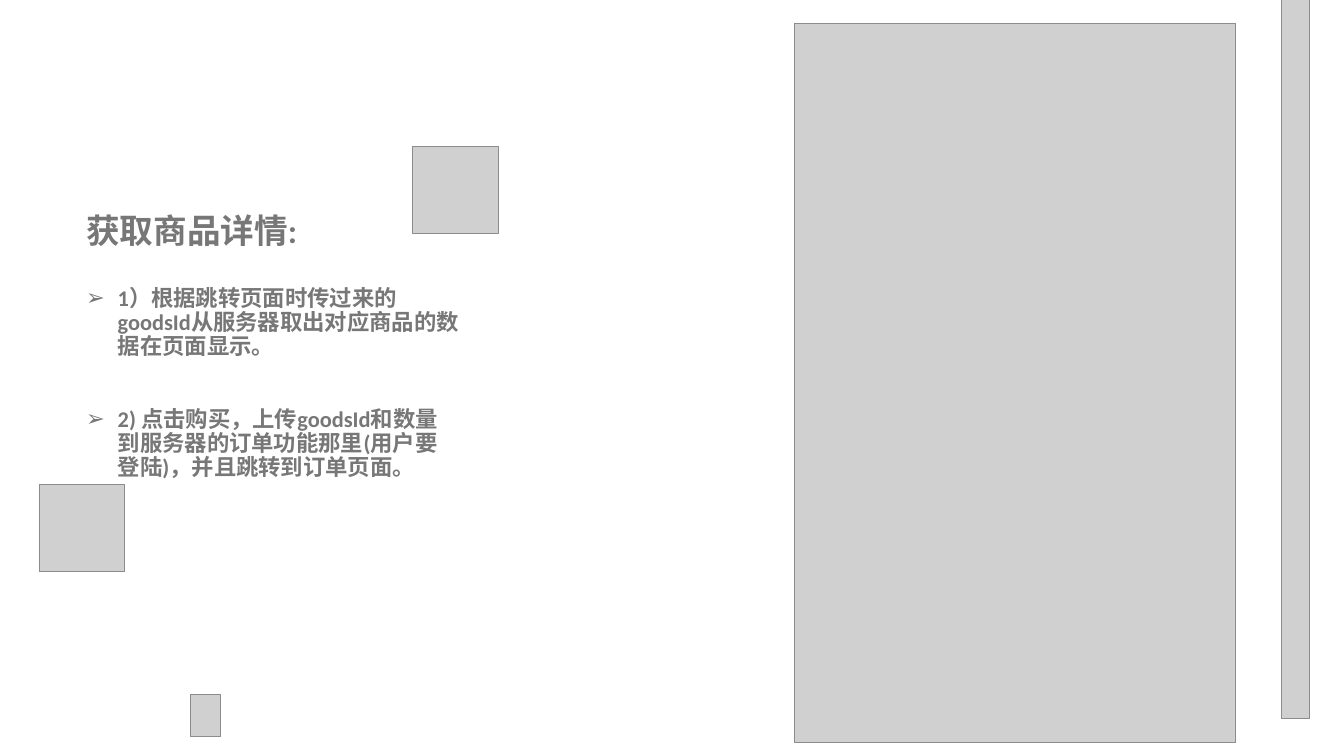
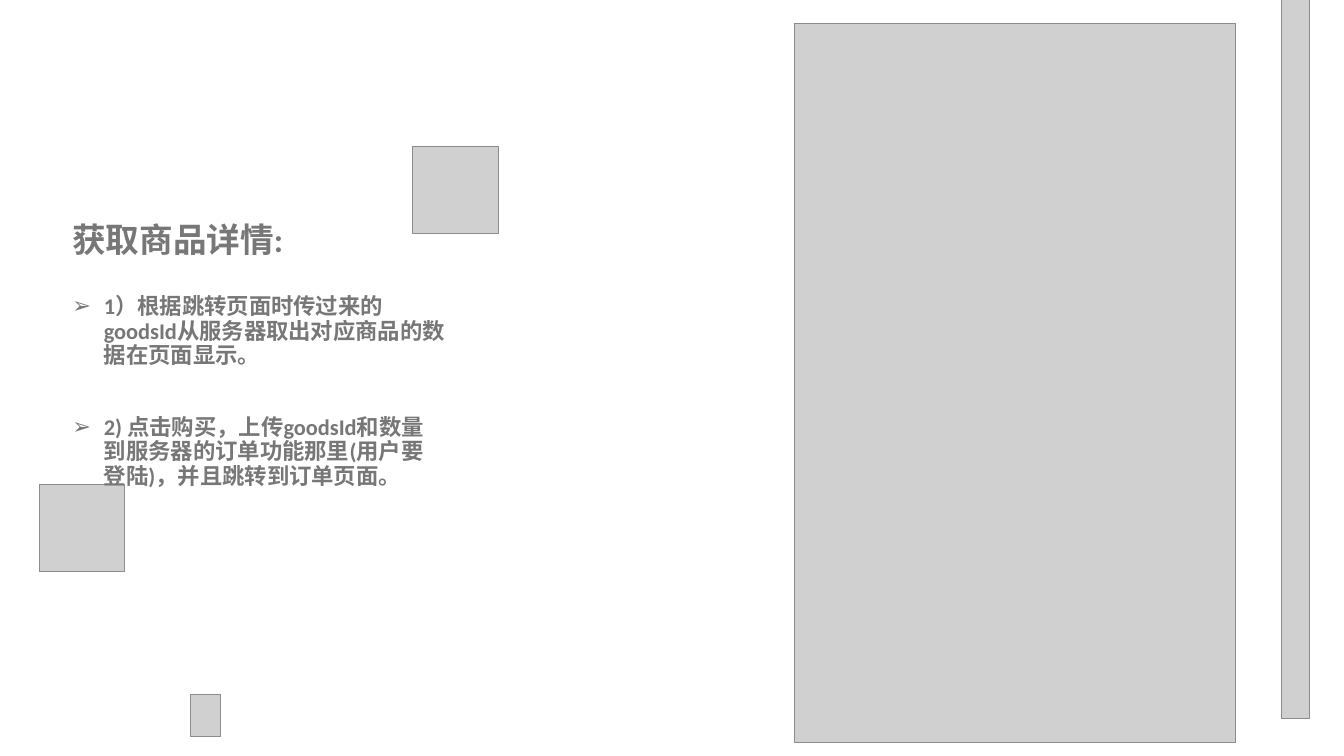
Before and after one commit to GDGM422/FoodsManage, a slide deck: slide 6 of 文档/交付文档模板/12.项目汇报答辩（不限模板与格式）.pptx. Drawn at 1344x756 pixels with LibreOffice and Linux fonts; fonts in the diff are those of the drawing; grey boxes stand for pictures; background and template pictures are left out. Boxes give left, top, right and bottom in pixels: in the first picture for what was removed or moved away, otherwise in the second. Text is boxed around its words. In the diff, an @@ line names an element or a change of style, - is before the commit and + after.

```diff
--- a/文档/交付文档模板/12.项目汇报答辩（不限模板与格式）.pptx
+++ b/文档/交付文档模板/12.项目汇报答辩（不限模板与格式）.pptx
@@ text "获取商品详情:": place and size @@
-text "获取商品详情:" at (86,214,438,478)
+text "获取商品详情:" at (72,223,424,489)
```
Also in this commit, not shown: 10 other files.
